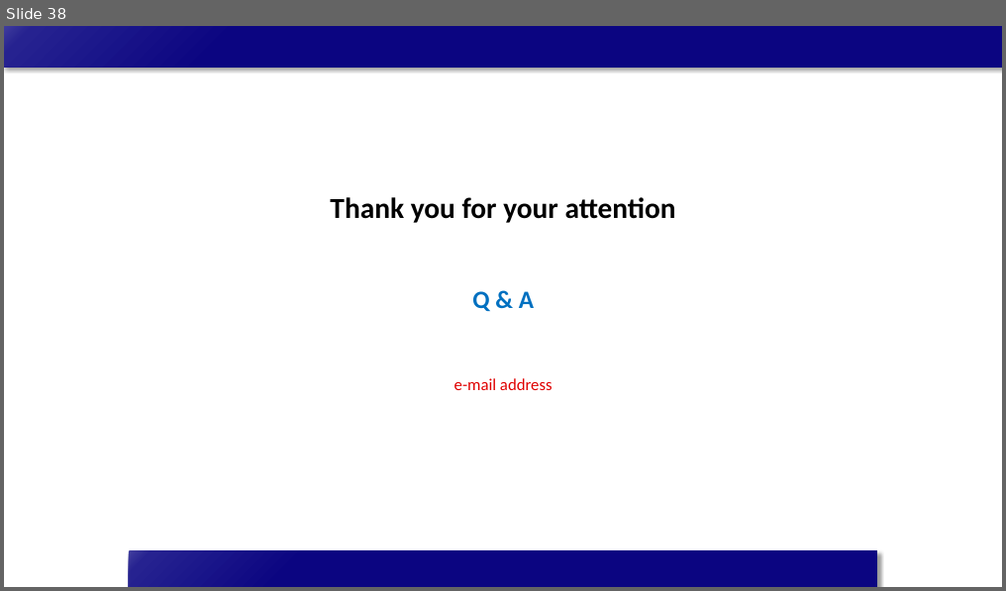
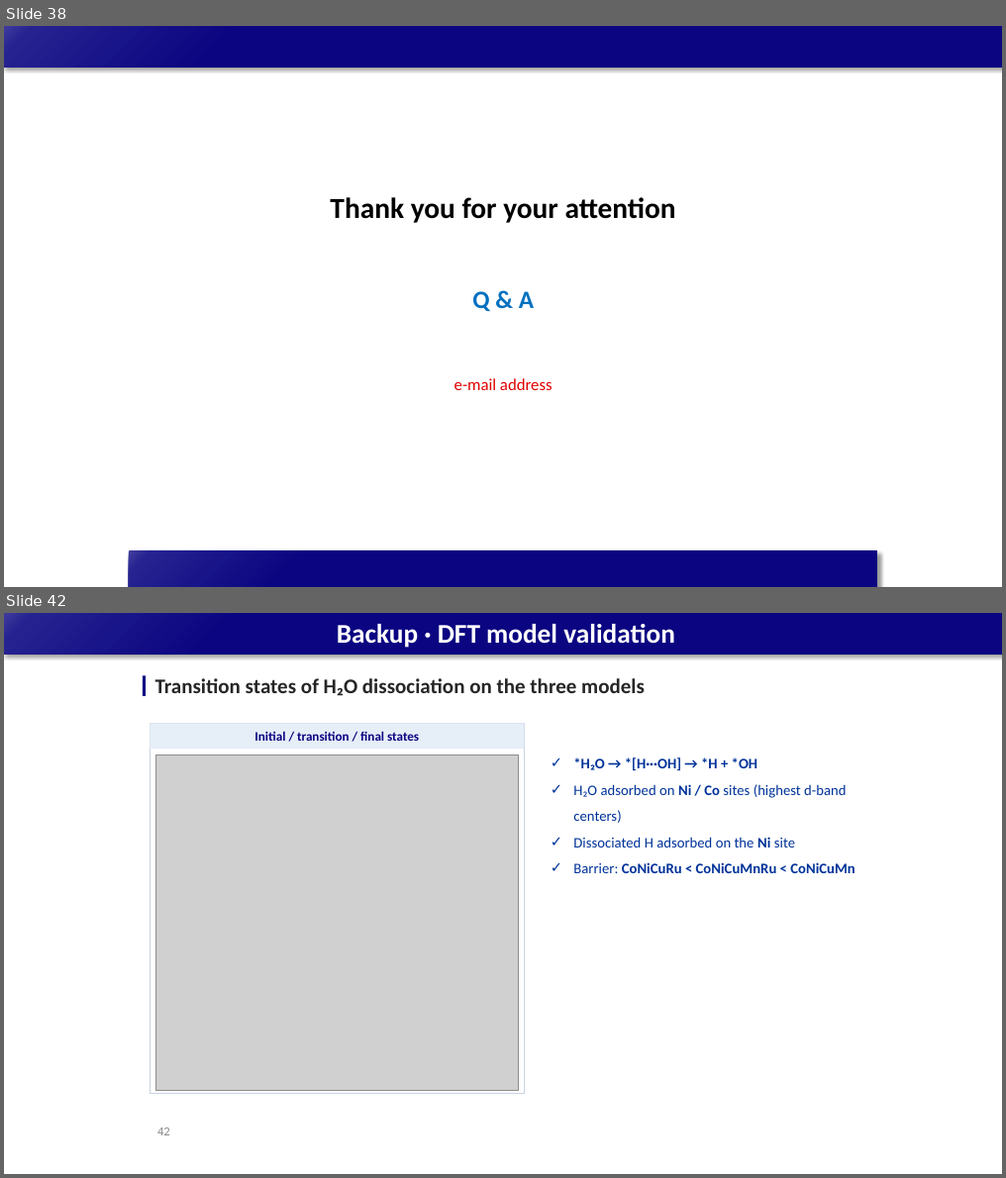
Before and after one commit to limsj0204/letter, a slide deck: 학위논문_디펜스_발표자료.pptx. Shown one above the other, each under a label of ours: slide 38 before the commit, slides 38 and 42 after it; the slides between them are not shown. The pictures are 1006x591 and 1006x1178 pixels, drawn with LibreOffice and Linux fonts; fonts in the diff are those of the drawing; grey boxes stand for pictures. Boxes give left, top, right and bottom in pixels: in the first picture for what was removed or moved away, otherwise in the second. Text is boxed around its words. In the diff, an @@ line names an element or a change of style, - is before the commit and + after.

```diff
--- a/학위논문_디펜스_발표자료.pptx
+++ b/학위논문_디펜스_발표자료.pptx
@@ slide 42 added at <box>4,613,1002,1174</box>, background #FFFFFF; not listed: 1 template element that a slide beside it also shows @@
@@ title added at <box>337,624,675,648</box>, 26 pt, text #FFFFFF, bold @@
+Backup · DFT model validation
@@ rectangle added at <box>143,676,146,696</box>, fill #0B0581 @@
@@ text added at <box>155,678,645,696</box>, 20 pt, text #262626, bold @@
+Transition states of H₂O dissociation on the three models
@@ rectangle added at <box>150,724,525,1094</box>, outline #C9D3E3 0.75 pt @@
@@ rectangle added at <box>150,724,525,750</box>, fill #E6EEF8, 12.5 pt, text #0B0581, bold @@
+Initial / transition / final states
@@ picture added at <box>156,756,519,1091</box> @@
@@ text added at <box>573,758,854,873</box>, 14 pt, text #003399 @@
+✓ *H₂O → *[H···OH] → *H + *OH
+✓ H₂O adsorbed on Ni / Co sites (highest d-band centers)
+✓ Dissociated H adsorbed on the Ni site
+✓ Barrier: CoNiCuRu < CoNiCuMnRu < CoNiCuMn
@@ page number added at <box>157,1128,170,1136</box>, 12 pt, text #8C8C8C @@
+42
```
Also in this commit, not shown: 3 other slides added.
